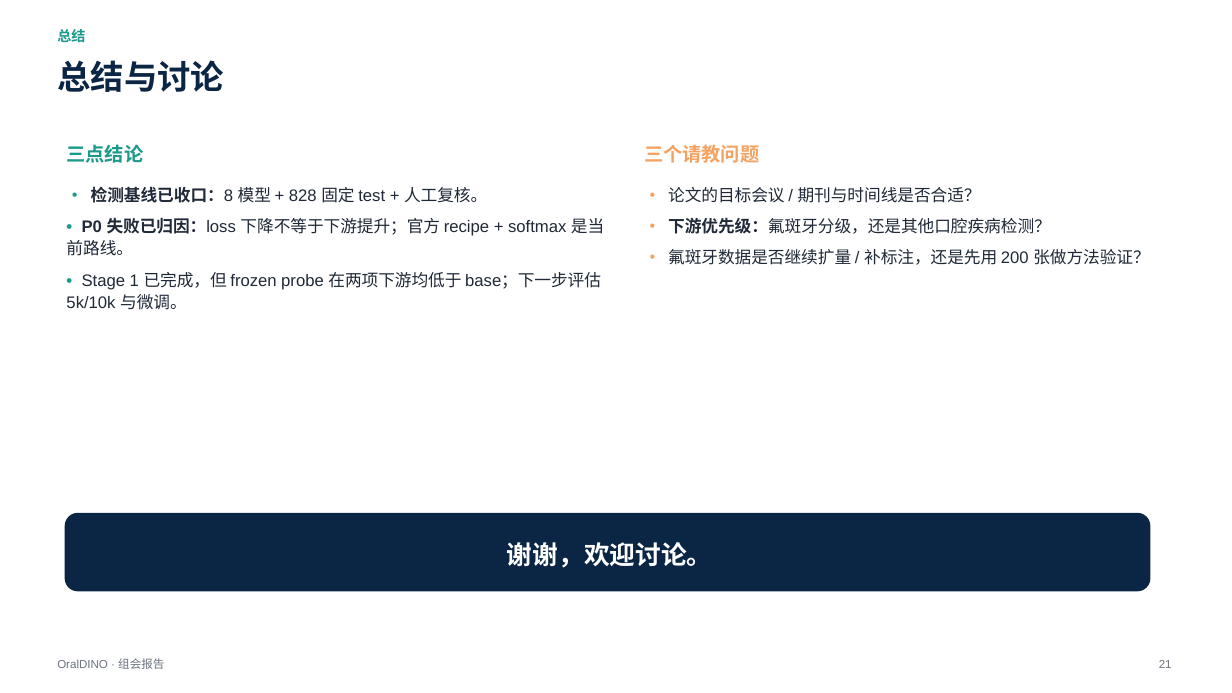
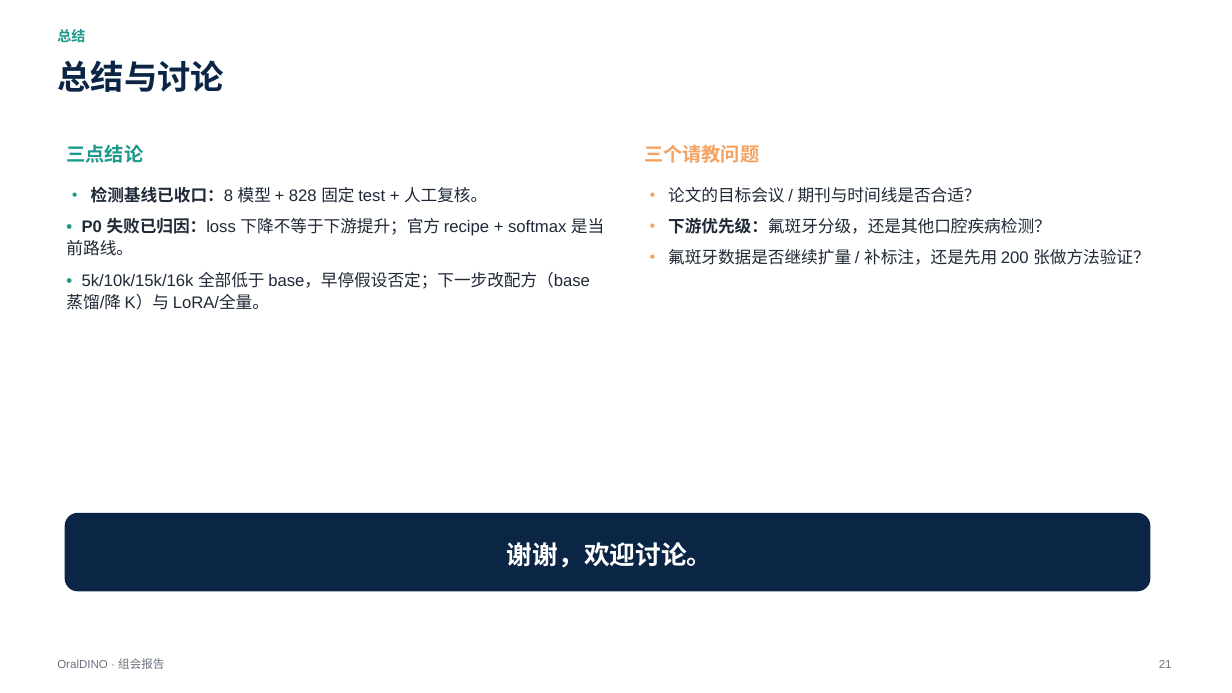
Before and after one commit to XiaoHG/MRG-05-Tooth-Seg, a slide deck: slide 21 of group-meeting/20261111/OralDINO_group_meeting_20261111.pptx. Drawn at 1232x693 pixels with LibreOffice and Linux fonts; fonts in the diff are those of the drawing. Boxes give left, top, right and bottom in pixels: in the first picture for what was removed or moved away, otherwise in the second. Text is boxed around its words. In the diff, an @@ line names an element or a change of style, - is before the commit and + after.

```diff
--- a/group-meeting/20261111/OralDINO_group_meeting_20261111.pptx
+++ b/group-meeting/20261111/OralDINO_group_meeting_20261111.pptx
@@ text at [66,272,590,310]: text changed @@
-• Stage 1 已完成，但 frozen probe 在两项下游均低于 base；下一步评估 5k/10k 与微调。
+• 5k/10k/15k/16k 全部低于 base，早停假设否定；下一步改配方（base 蒸馏/降 K）与 LoRA/全量。
```
Also in this commit, not shown: 5 other slides changed, 4 other files.
